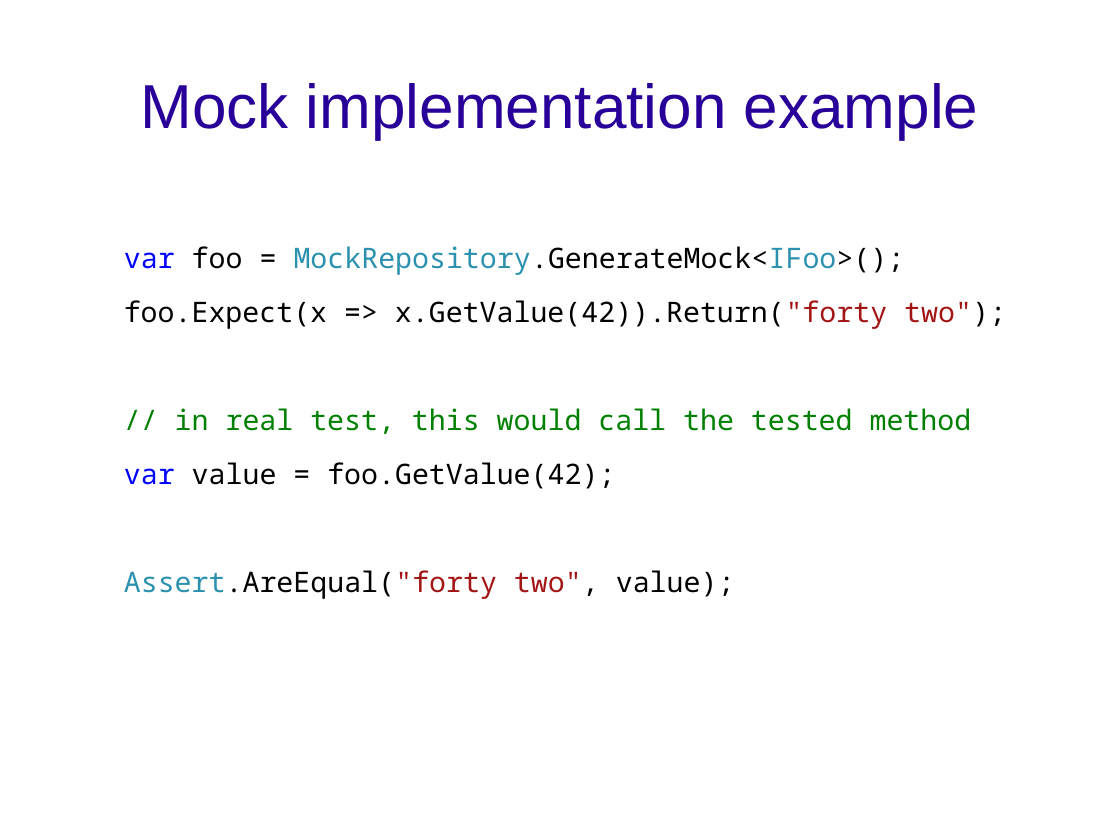
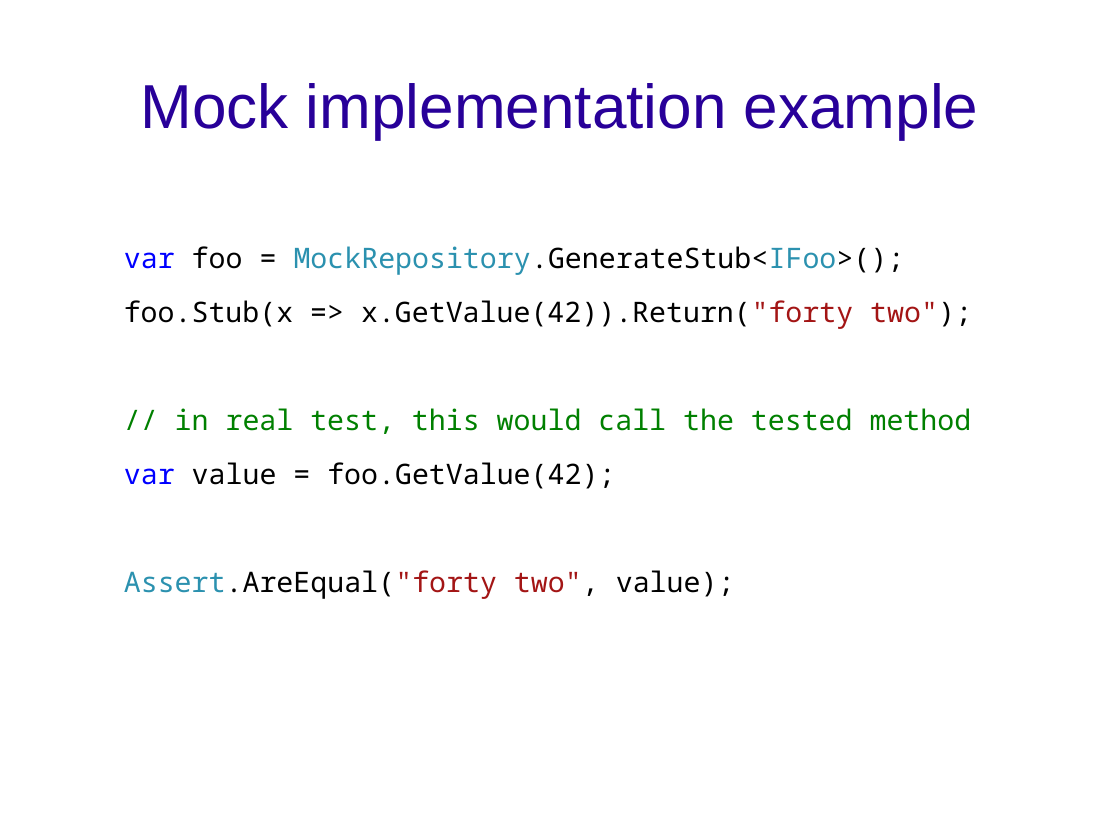
Before and after one commit to svick/Rhino-Mocks-presentation, a slide deck: slide 5 of Rhino Mocks.odp (slide 4 before the commit). Drawn at 1120x840 pixels with LibreOffice and Linux fonts; fonts in the diff are those of the drawing; background and template pictures are left out. Boxes give left, top, right and bottom in pixels: in the first picture for what was removed or moved away, otherwise in the second. Text is boxed around its words. In the diff, an @@ line names an element or a change of style, - is before the commit and + after.

```diff
--- a/Rhino Mocks.odp
+++ b/Rhino Mocks.odp
@@ text at (124,246,972,329): text changed @@
-var foo = MockRepository.GenerateMock<IFoo>();
-foo.Expect(x => x.GetValue(42)).Return("forty two");
+var foo = MockRepository.GenerateStub<IFoo>();
+foo.Stub(x => x.GetValue(42)).Return("forty two");
```
Also in this commit, not shown: 3 other slides changed, 6 slides added, 1 other file.
